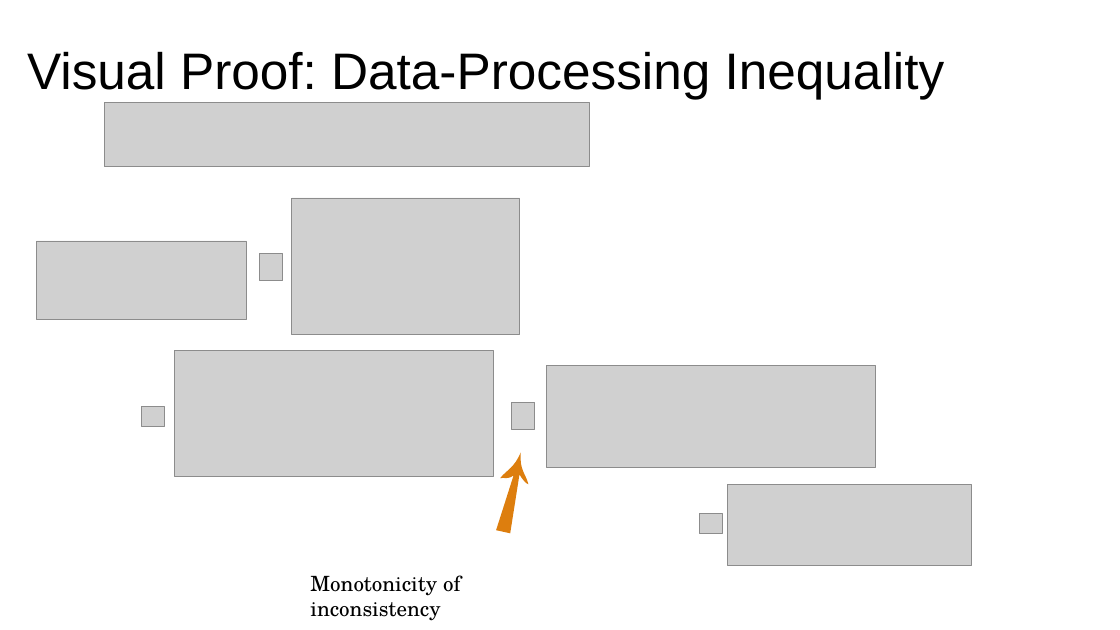
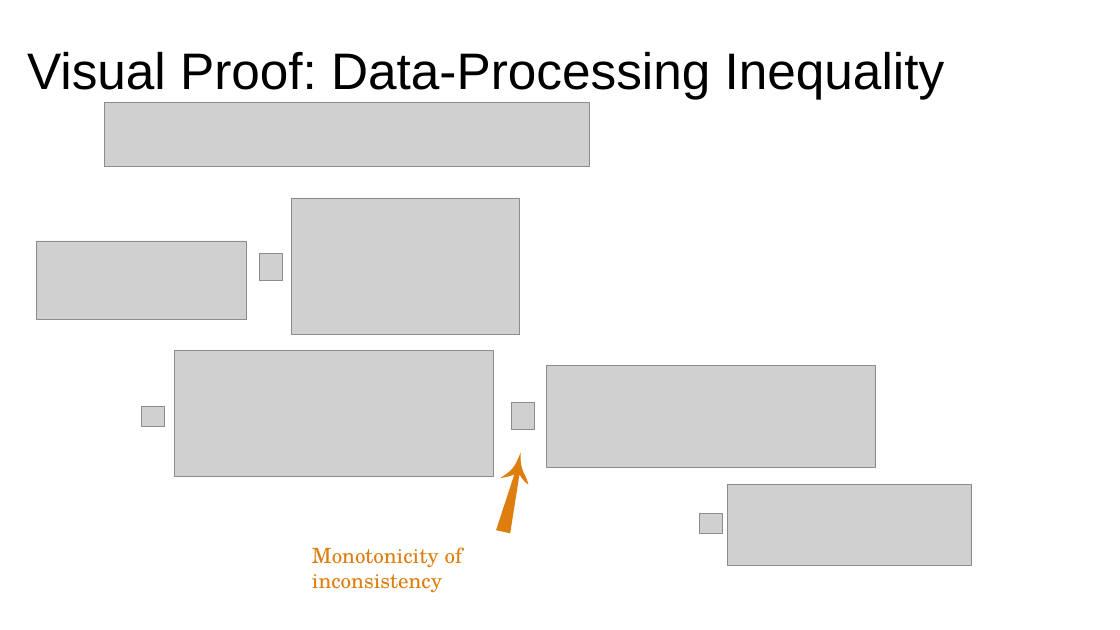
Before and after one commit to orichardson/pdg-expts, a slide deck: slide 8 of present/AISTATS-2022/one-true-loss.pptx (slide 6 before the commit). Drawn at 1120x630 pixels with LibreOffice and Linux fonts; fonts in the diff are those of the drawing; grey boxes stand for pictures. Boxes give left, top, right and bottom in pixels: in the first picture for what was removed or moved away, otherwise in the second. Text is boxed around its words. In the diff, an @@ line names an element or a change of style, - is before the commit and + after.

Commit message:
ppt updated

```diff
--- a/present/AISTATS-2022/one-true-loss.pptx
+++ b/present/AISTATS-2022/one-true-loss.pptx
@@ freeform shape at bbox=[489, 450, 534, 536]: outline redrawn @@
@@ text "Monotonicity of inconsistency": place and size @@
-text "Monotonicity of inconsistency" at bbox=[310, 575, 460, 621]
+text "Monotonicity of inconsistency" at bbox=[312, 547, 462, 593]
@@ text "Monotonicity of inconsistency" at bbox=[312, 547, 462, 593]: text colour #000000 to #DD7E0E @@
```
Also in this commit, not shown: 1 other slide changed, 5 slides added, 2 slides removed.
